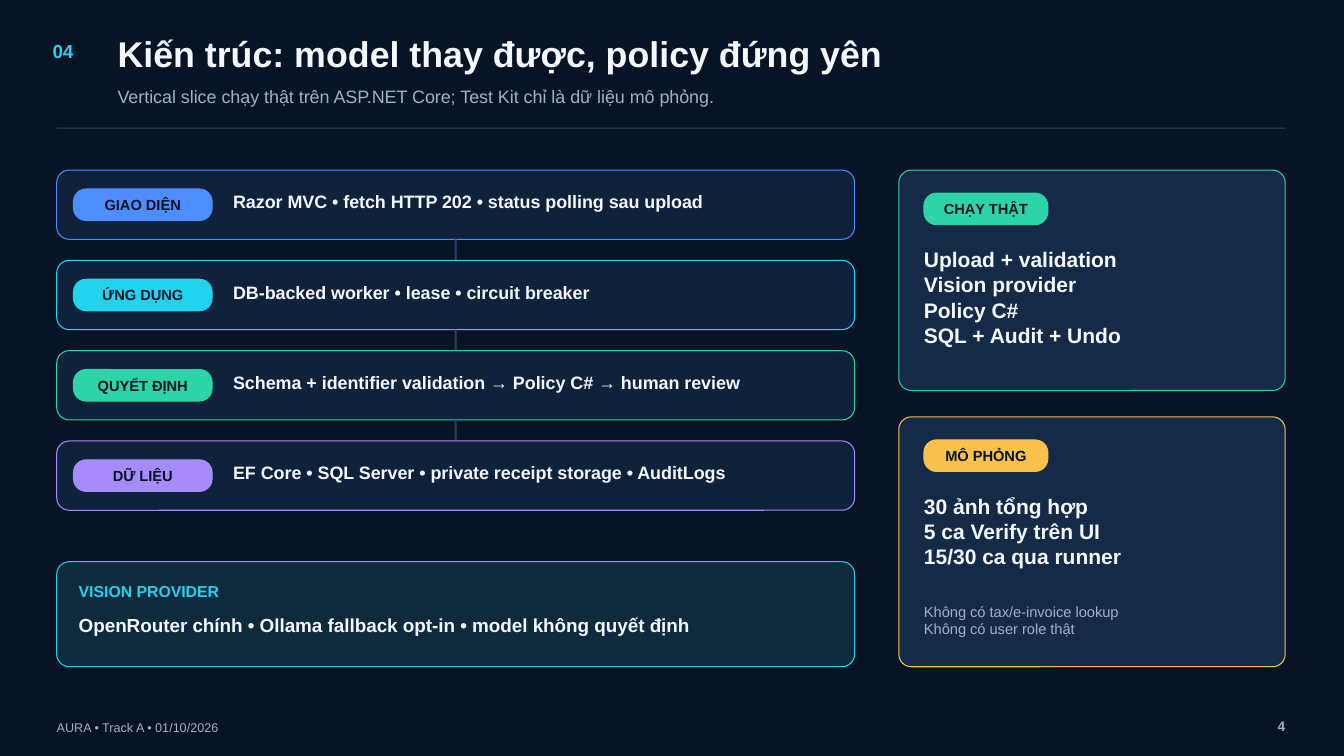
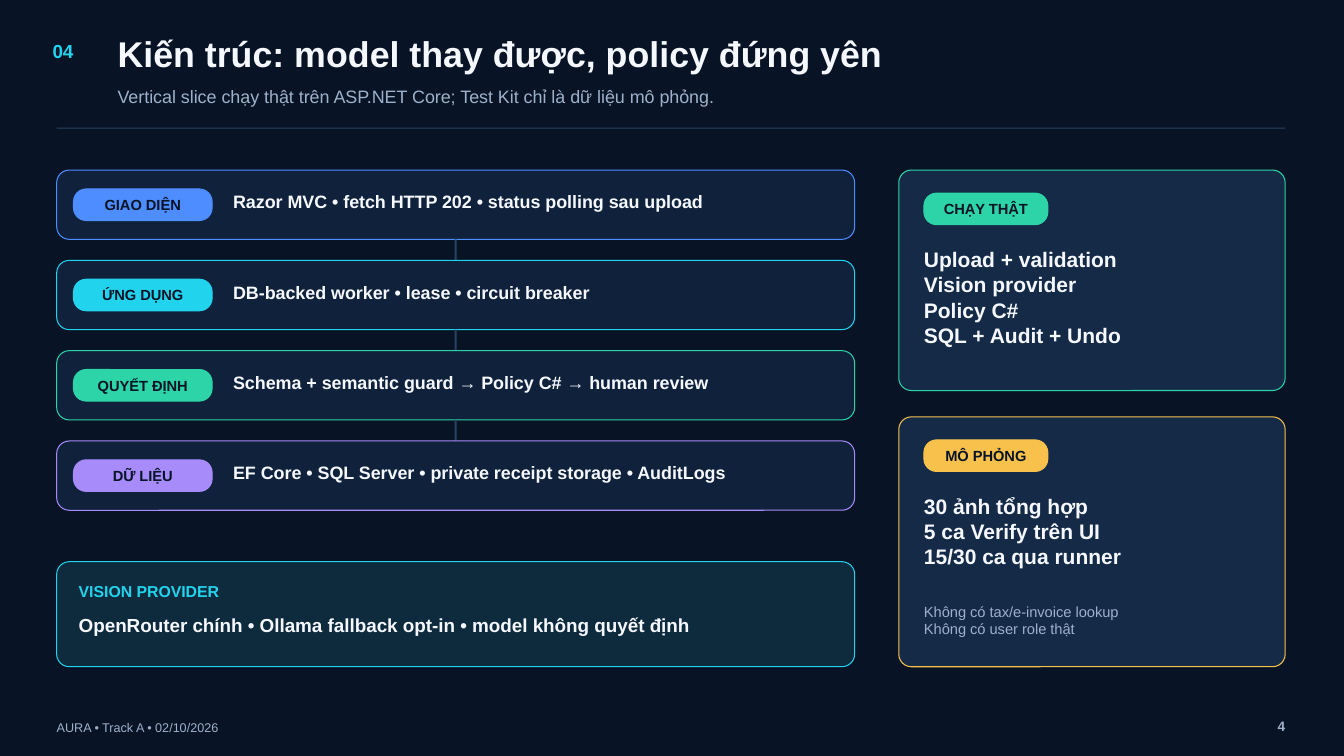
Before and after one commit to BondPhuPhamzZ/AURA, a slide deck: slide 4 of AURA/submission/AURA_5_SLIDES.pptx. Drawn at 1344x756 pixels with LibreOffice and Linux fonts; fonts in the diff are those of the drawing. Boxes give left, top, right and bottom in pixels: in the first picture for what was removed or moved away, otherwise in the second. Text is boxed around its words. In the diff, an @@ line names an element or a change of style, - is before the commit and + after.

```diff
--- a/AURA/submission/AURA_5_SLIDES.pptx
+++ b/AURA/submission/AURA_5_SLIDES.pptx
@@ text at (233,376,709,393): text changed @@
-Schema + identifier validation → Policy C# → human review
+Schema + semantic guard → Policy C# → human review
@@ text at (57,723,218,732): text changed @@
-AURA • Track A • 01/10/2026
+AURA • Track A • 02/10/2026
```
Also in this commit, not shown: 4 other slides changed, 12 other files.
